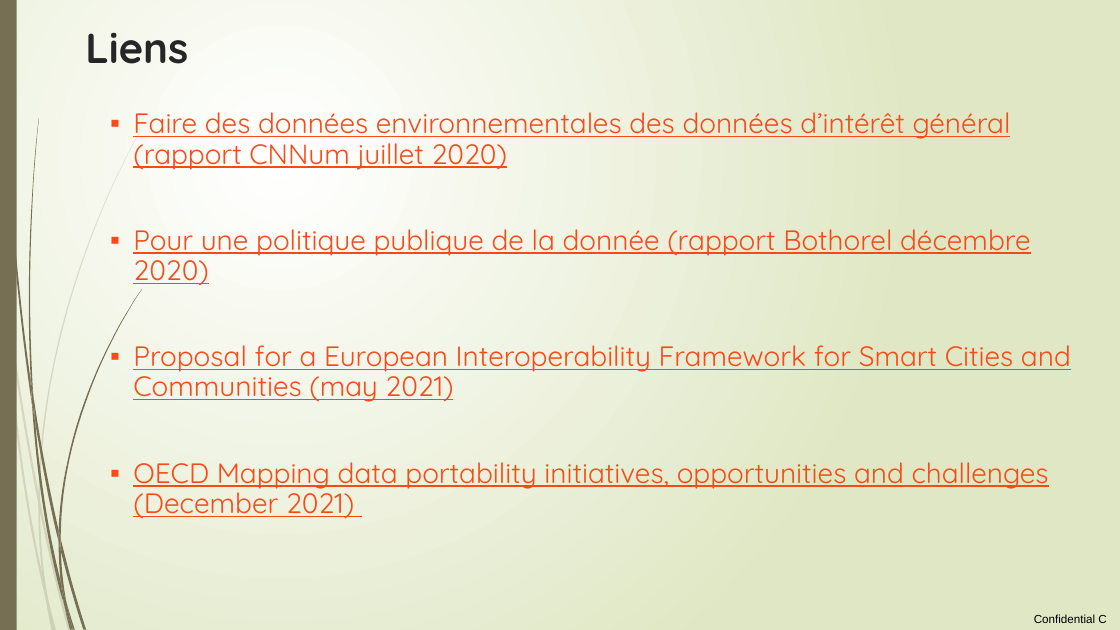
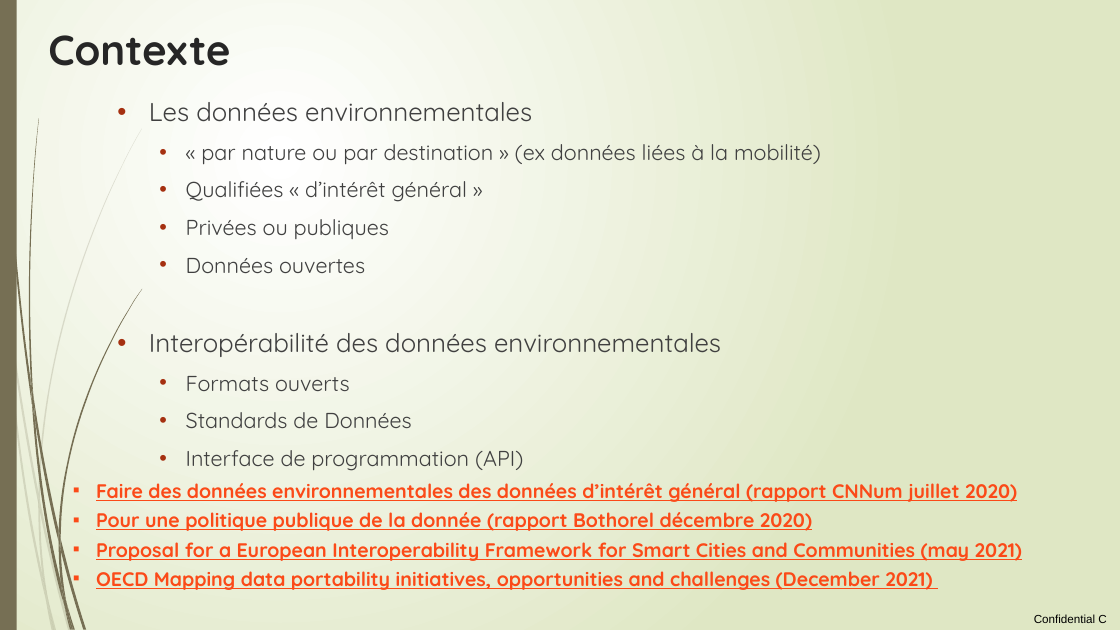
Before and after one commit to loco-philippe/Environmental-Sensing, a slide deck: slide 4 of documentation/initiative citoyenne.pptx (slide 7 before the commit). Drawn at 1120x630 pixels with LibreOffice and Linux fonts; fonts in the diff are those of the drawing. Boxes give left, top, right and bottom in pixels: in the first picture for what was removed or moved away, otherwise in the second. Text is boxed around its words. In the diff, an @@ line names an element or a change of style, - is before the commit and + after.

```diff
--- a/documentation/initiative citoyenne.pptx
+++ b/documentation/initiative citoyenne.pptx
@@ title added at [48,35,230,66], 36 pt, text #262626, bold @@
+Contexte
@@ title removed at [85,33,188,64] @@
-Liens
@@ text added at [149,102,821,471], 18.5 pt, text #404040 @@
+• Les données environnementales
+  • « par nature ou par destination » (ex données liées à la mobilité)
+  • Qualifiées « d’intérêt général »
+  • Privées ou publiques
+  • Données ouvertes
+• Interopérabilité des données environnementales
+  • Formats ouverts
+  • Standards de Données
+  • Interface de programmation (API)
@@ text "Faire des données environnementales des ...": place and size @@
-text "Faire des données environnementales des ..." at [133,112,1071,519]
+text "Faire des données environnementales des ..." at [96,483,1022,590]
@@ text "Faire des données environnementales des ..." at [96,483,1022,590]: size 24 to 16.8 pt, bold on; line spacing 0.9 to 0.7 @@
```
Also in this commit, not shown: 13 other slides changed, 3 slides added, 1 slide removed, 1 other file.
